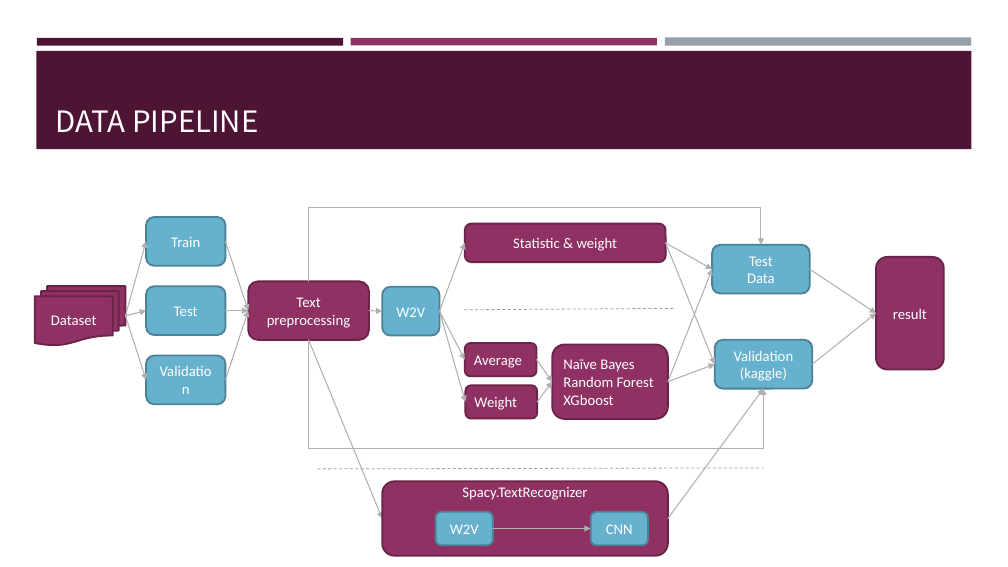
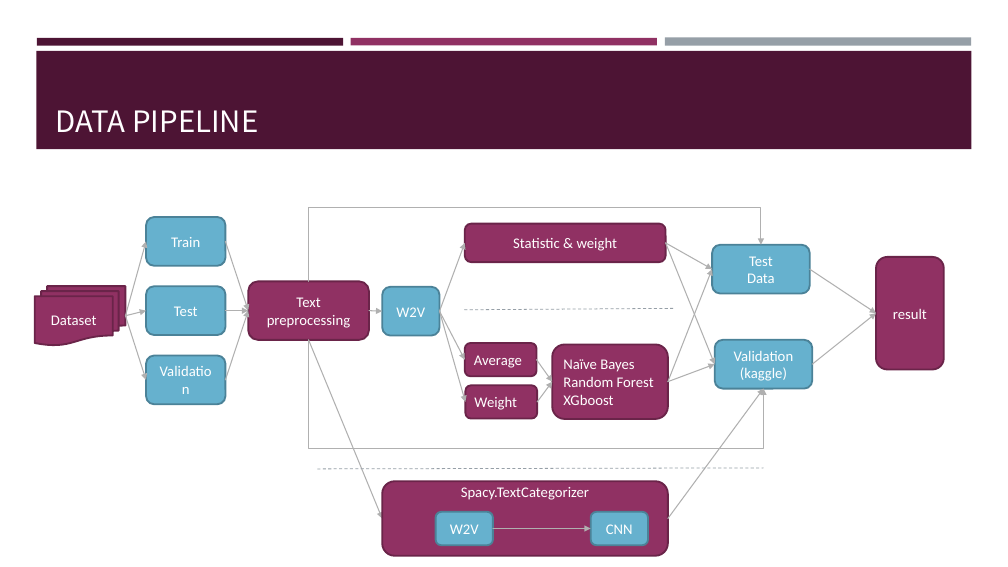
Before and after one commit to frankye1000/NYCU-DigitalMedicine, a slide deck: slide 5 of Case_Presentation_1/ppt/case1_CT_02.pptx. Drawn at 1008x567 pixels with LibreOffice and Linux fonts; fonts in the diff are those of the drawing. Boxes give left, top, right and bottom in pixels: in the first picture for what was removed or moved away, otherwise in the second. Text is boxed around its words. In the diff, an @@ line names an element or a change of style, - is before the commit and + after.

```diff
--- a/Case_Presentation_1/ppt/case1_CT_02.pptx
+++ b/Case_Presentation_1/ppt/case1_CT_02.pptx
@@ text in rounded rectangle at <box>461,487,589,500</box>: text changed @@
-Spacy.TextRecognizer
+Spacy.TextCategorizer
```
Also in this commit, not shown: 1 other slide changed.
